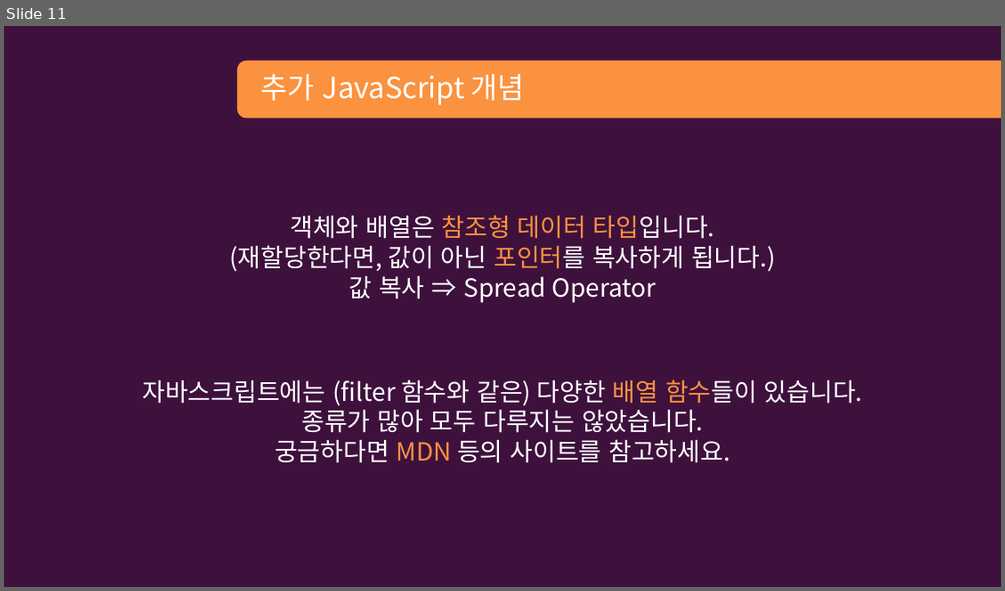
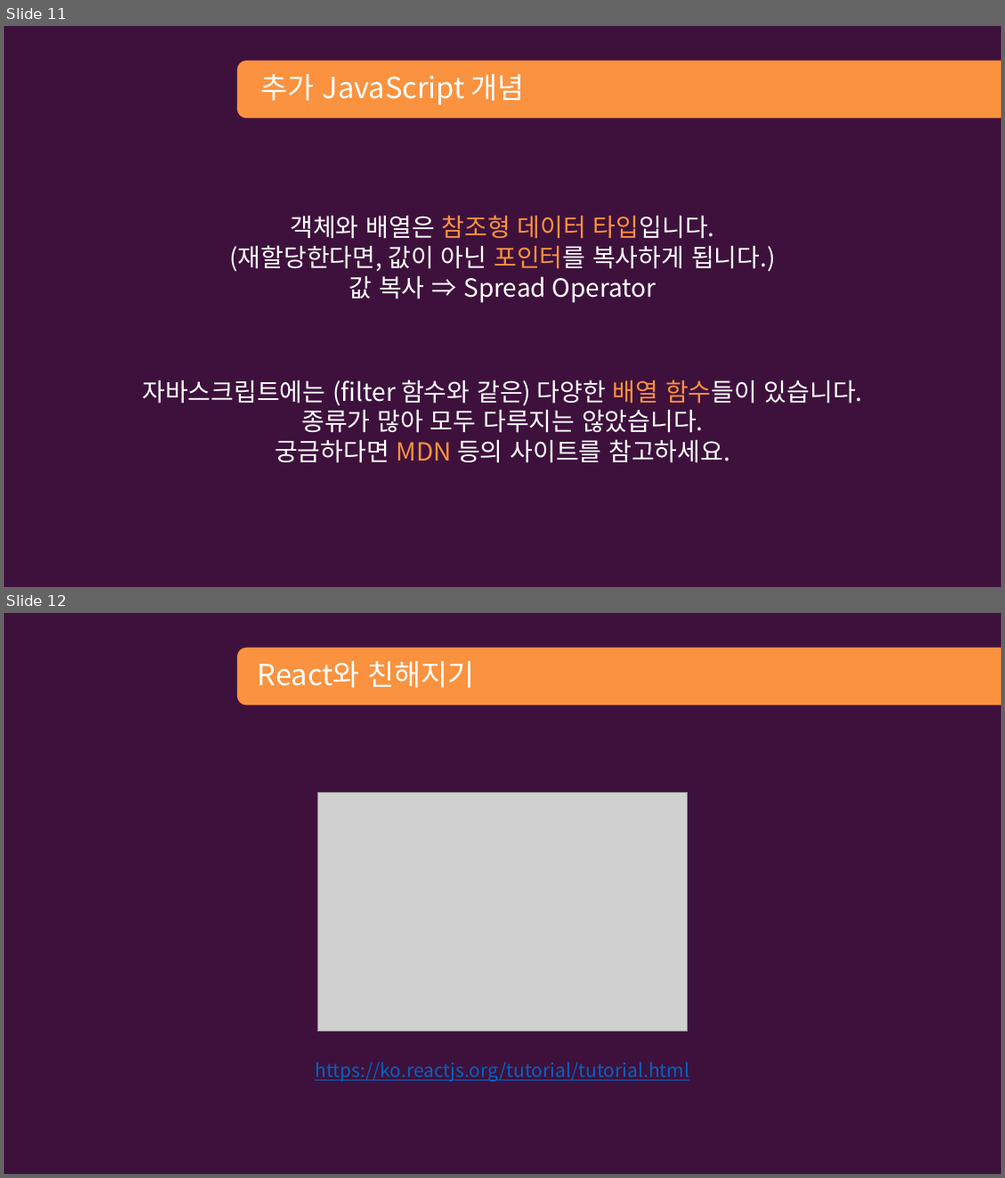
Before and after one commit to sweb-org/2023-REACT-BASIC, a slide deck: week-1/slides/week-1.pptx. Shown one above the other, each under a label of ours: slide 11 before the commit, slides 11 and 12 after it. The pictures are 1005x591 and 1005x1178 pixels, drawn with LibreOffice and Linux fonts; fonts in the diff are those of the drawing; grey boxes stand for pictures; background and template pictures are left out. Boxes give left, top, right and bottom in pixels: in the first picture for what was removed or moved away, otherwise in the second. Text is boxed around its words. In the diff, an @@ line names an element or a change of style, - is before the commit and + after.

```diff
--- a/week-1/slides/week-1.pptx
+++ b/week-1/slides/week-1.pptx
@@ slide 12 added at box(4, 613, 1001, 1174), background #3E113D; not listed: 1 template element that a slide beside it also shows @@
@@ title added at box(258, 661, 475, 688), 28 pt, text #FFFFFF @@
+React와 친해지기
@@ picture added at box(318, 793, 688, 1031) @@
@@ text added at box(315, 1062, 689, 1081), 18 pt, text #0563C1, underline @@
+https://ko.reactjs.org/tutorial/tutorial.html
```
Also in this commit, not shown: 1 other file.
